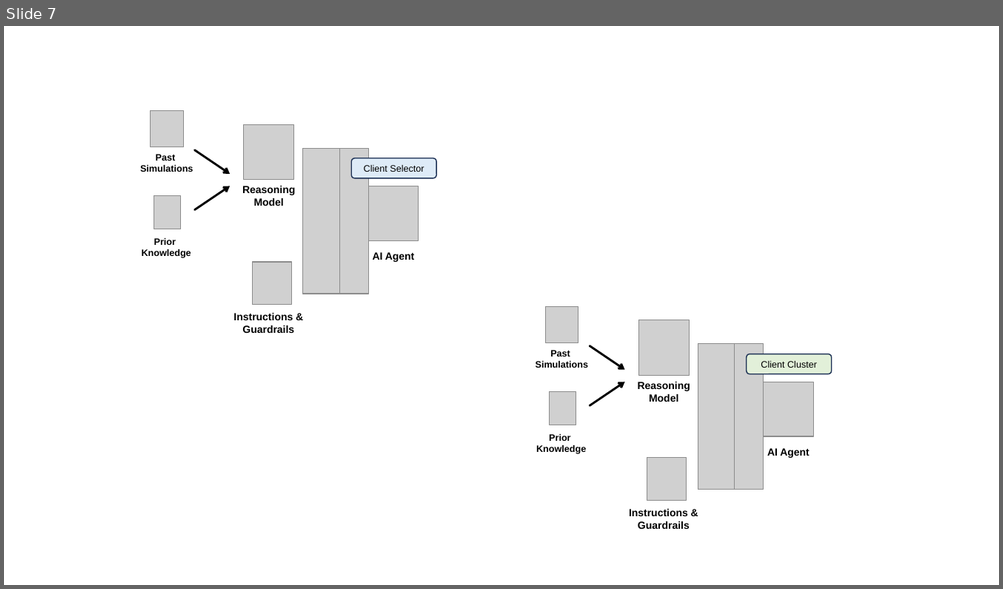
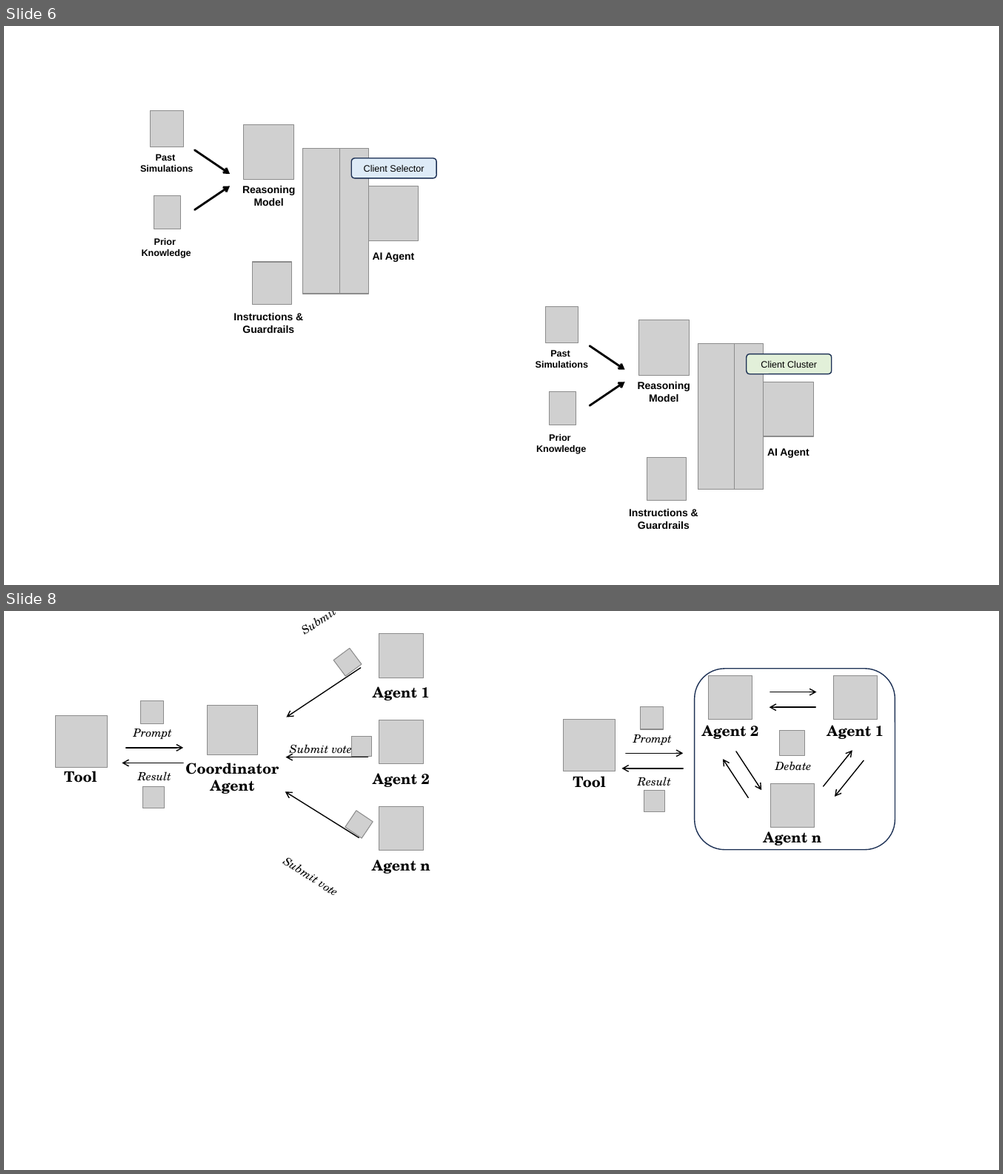
Before and after one commit to IvanComp/AP4Fed, a slide deck: Agent/ICSA26.pptx. Shown one above the other, each under a label of ours: slide 7 before the commit, slides 6 and 8 after it; the slides between them are not shown. The pictures are 1003x589 and 1003x1174 pixels, drawn with LibreOffice and Linux fonts; fonts in the diff are those of the drawing; grey boxes stand for pictures. Boxes give left, top, right and bottom in pixels: in the first picture for what was removed or moved away, otherwise in the second. Text is boxed around its words. In the diff, an @@ line names an element or a change of style, - is before the commit and + after.

Commit message:
Added new logics for the AI Agent

```diff
--- a/Agent/ICSA26.pptx
+++ b/Agent/ICSA26.pptx
@@ slide 8 added at [4, 611, 999, 1170], background #FFFFFF @@
@@ group added at [56, 633, 430, 874]: 10 pictures, 10 texts, 5 arrows @@
+Coordinator
+Agent
+Agent 1
+Agent 2
+Agent n
+Submit vote
+Result
+Prompt
+Tool
+Submit vote
+Submit vote
@@ group added at [563, 669, 895, 850]: 8 arrows, 7 pictures, 7 texts, 1 rounded rectangle @@
+Agent 1
+Agent 2
+Agent n
+Result
+Prompt
+Debate
+Tool
@@ what was slide 7 is now slide 6 @@
```
Also in this commit, not shown: 1 slide changed, 1 other slide added, 1 slide removed, 6 other files.
